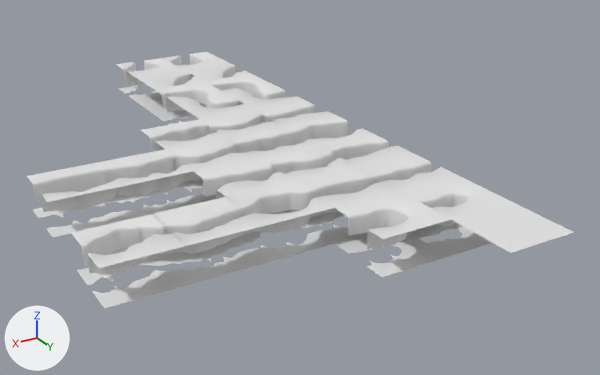
One commit to the Blender file Assets/scenes/Levels/LevelPiecesTest/level_pieces.blend: the scene before it, then after it.
Camera for both pictures: a 50 mm lens placed at (72.0, 78.1, 43.9), pointed at (12.8, -20.6, -5.5). Every picture has the same lights, and +X, +Y and +Z are marked at lower left.

Names of what the first picture shows: '0in0out.004', '0in4out', '0in8out', '4in4out01', '4in4out02', '4in4out03', '4in4out04', '4in4out05', '4in4out05.001', '4in8out03', '8in8out04', '8in8out05'.
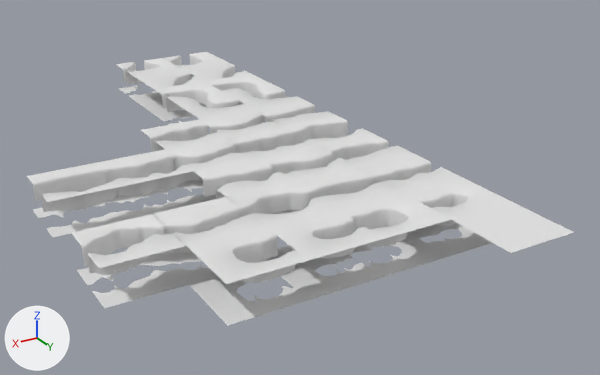
The change, as a diff of the scene's bpy script:
```diff
--- a/Assets/scenes/Levels/LevelPiecesTest/level_pieces.blend.py
+++ b/Assets/scenes/Levels/LevelPiecesTest/level_pieces.blend.py
@@ me_plane_053 @@
+me_plane_053.from_pydata(...)  # 89 vertices, 58 faces, 8 loose edges; spans x -5.0..5.0, y -5.0..5.0, z -1.6..1.0
+me_plane_053.polygons.foreach_set('use_smooth', [True] * 58)
@@ me_plane_054 @@
+me_plane_054.from_pydata(...)  # 70 vertices, 34 faces; spans x -5.0..5.0, y -5.0..5.0, z -4.0
@@ me_plane_055 @@
+me_plane_055.from_pydata(...)  # 89 vertices, 58 faces, 8 loose edges; spans x -5.0..5.0, y -5.0..5.0, z -1.6..1.0
+me_plane_055.polygons.foreach_set('use_smooth', [True] * 58)
@@ me_plane_056 @@
+me_plane_056.from_pydata(...)  # 80 vertices, 39 faces; spans x -5.0..5.0, y -5.0..5.0, z -4.0
@@ ob_4in0out @@
+ob_4in0out = bpy.data.objects.new('4in0out', me_plane_053)
+ob_4in0out.location = (25.0, 5.0, 0.0)
@@ ob_4in0out_001 @@
+ob_4in0out_001 = bpy.data.objects.new('4in0out.001', me_plane_054)
+ob_4in0out_001.location = (25.0, 5.0, 0.0)
@@ ob_8in0out @@
+ob_8in0out = bpy.data.objects.new('8in0out', me_plane_055)
+ob_8in0out.location = (35.0, 5.0, 0.0)
@@ ob_8in0out_001 @@
+ob_8in0out_001 = bpy.data.objects.new('8in0out.001', me_plane_056)
+ob_8in0out_001.location = (35.0, 5.0, 0.0)
```

Location of each change, (x1, y1, x2, y2) in pixels of the pictures (600 x 375 px):
'8in0out', added: after (187, 226, 309, 284)
'4in0out', added: after (265, 208, 383, 260)
'8in0out.001', added: after (189, 277, 308, 325)
'4in0out.001', added: after (281, 254, 382, 300)
'4in4out03.001', unchanged, covered by the edit: before (236, 224, 335, 263); after (265, 244, 295, 261)
